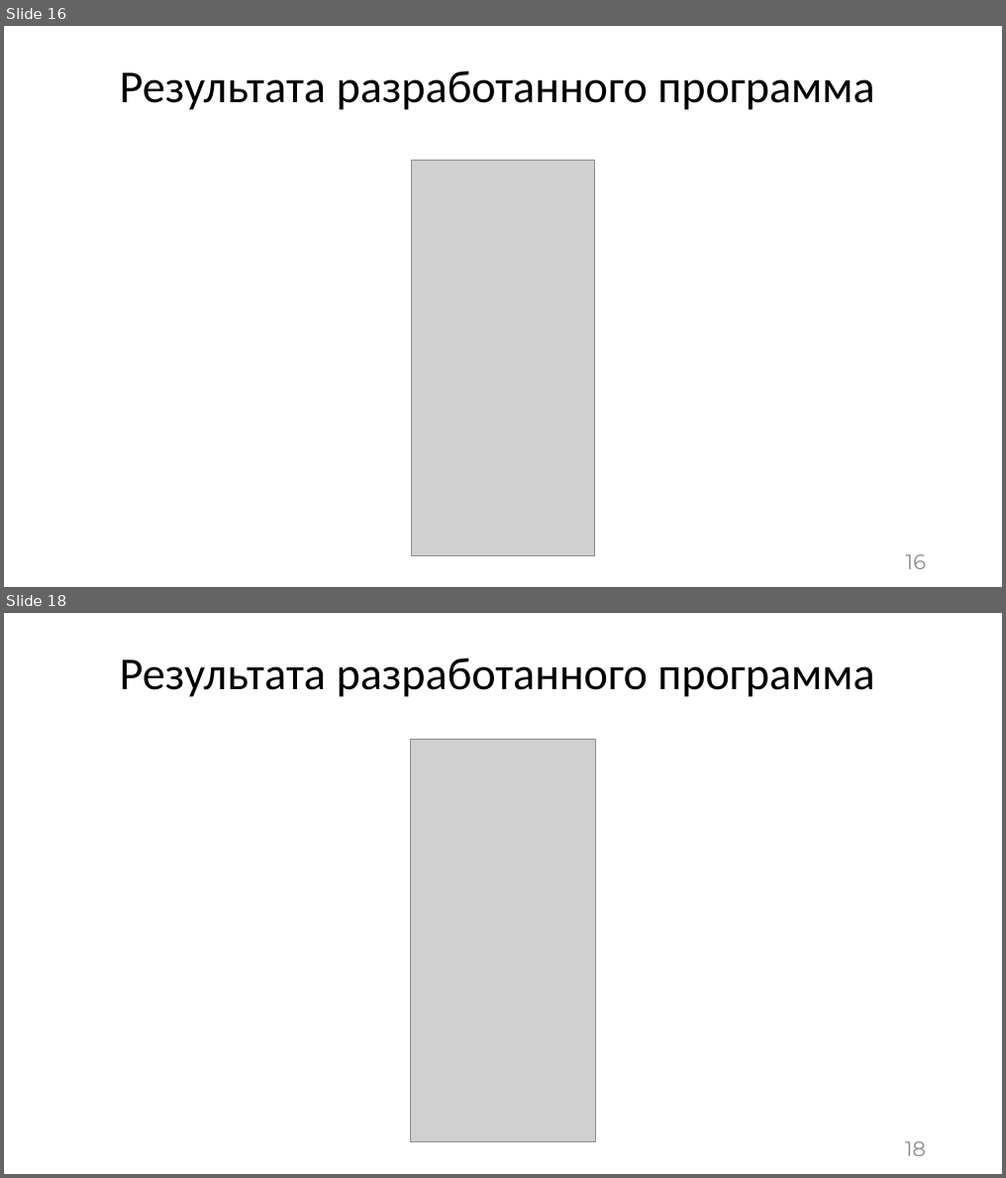
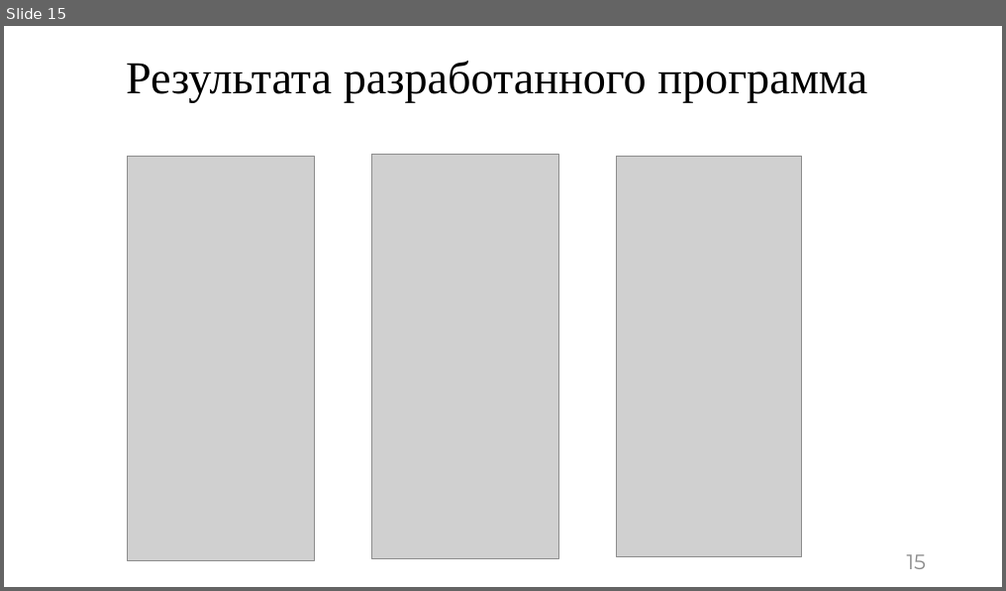
Before and after one commit to asusoft/Diplomnaya, a slide deck: ВКР/Презентация/Презентация к БКР Шеху А.У. ПрИн-467.pptx. Shown one above the other, each under a label of ours: slides 16 and 18 before the commit, slide 15 after it; the slides between them are not shown. The pictures are 1006x1178 and 1006x591 pixels, drawn with LibreOffice and Linux fonts; fonts in the diff are those of the drawing; grey boxes stand for pictures. Boxes give left, top, right and bottom in pixels: in the first picture for what was removed or moved away, otherwise in the second. Text is boxed around its words. In the diff, an @@ line names an element or a change of style, - is before the commit and + after.

```diff
--- a/ВКР/Презентация/Презентация к БКР Шеху А.У. ПрИн-467.pptx
+++ b/ВКР/Презентация/Презентация к БКР Шеху А.У. ПрИн-467.pptx
@@ slide 18 removed at (4,613,1002,1174), background #FFFFFF @@
@@ title removed at (120,658,875,697) @@
-Результата разработанного программа
@@ picture removed at (411,740,596,1143) @@
@@ page number removed at (905,1142,926,1157) @@
-18
@@ what was slide 16 is now slide 15 @@
@@ slide 15 changed as well @@
@@ title "Результата разработанного программа": place and size @@
-title "Результата разработанного программа" at (120,71,875,110)
+title "Результата разработанного программа" at (126,61,867,102)
@@ title "Результата разработанного программа" at (126,61,867,102): font Calibri to Times New Roman @@
@@ picture: place and size @@
-picture at (412,160,595,556)
+picture at (127,157,314,562)
@@ picture added at (371,154,558,560) @@
@@ picture added at (617,157,801,558) @@
@@ page number at (907,555,926,570): text changed @@
-16
+15
```
Also in this commit, not shown: 10 other slides changed, 6 slides added, 8 other slides removed, 29 other files.
